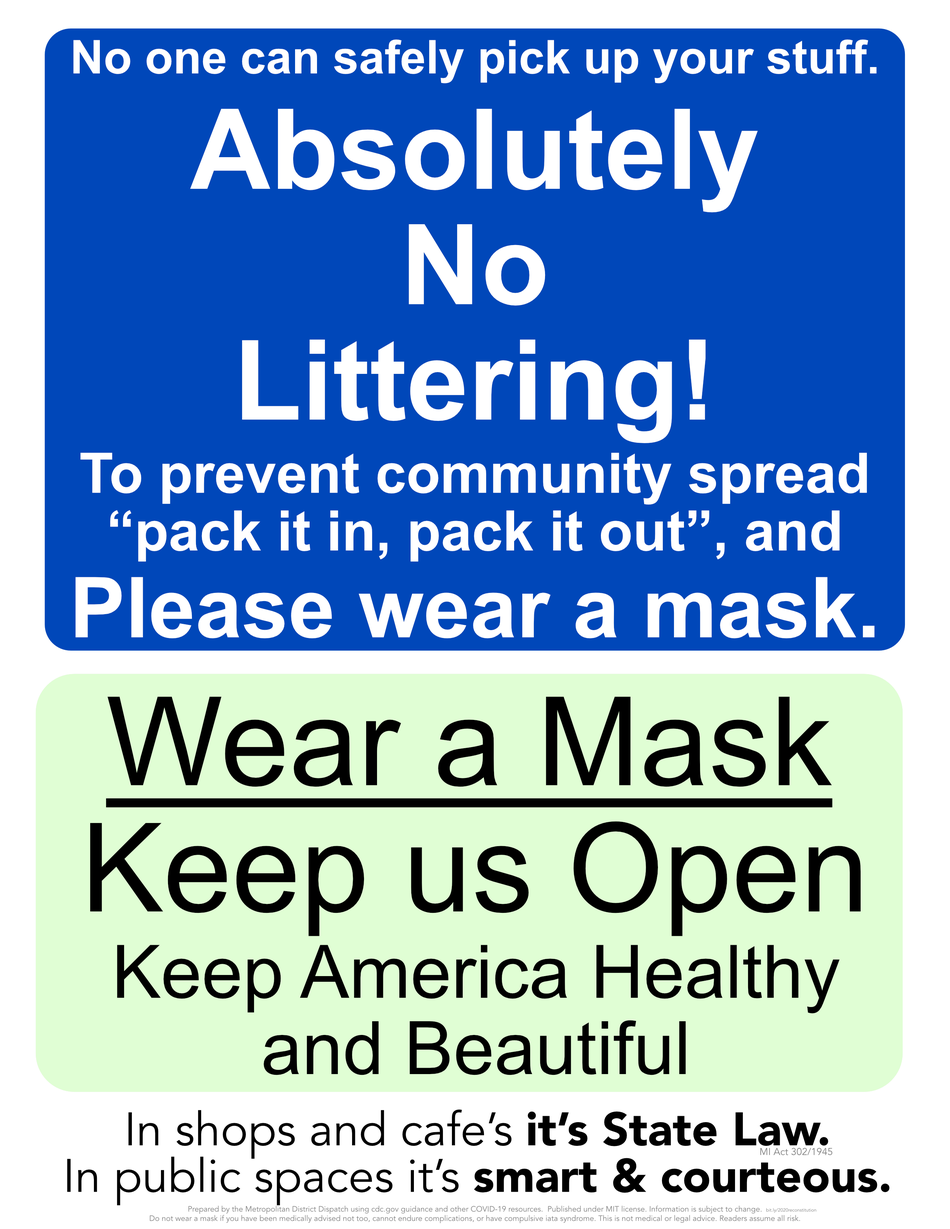
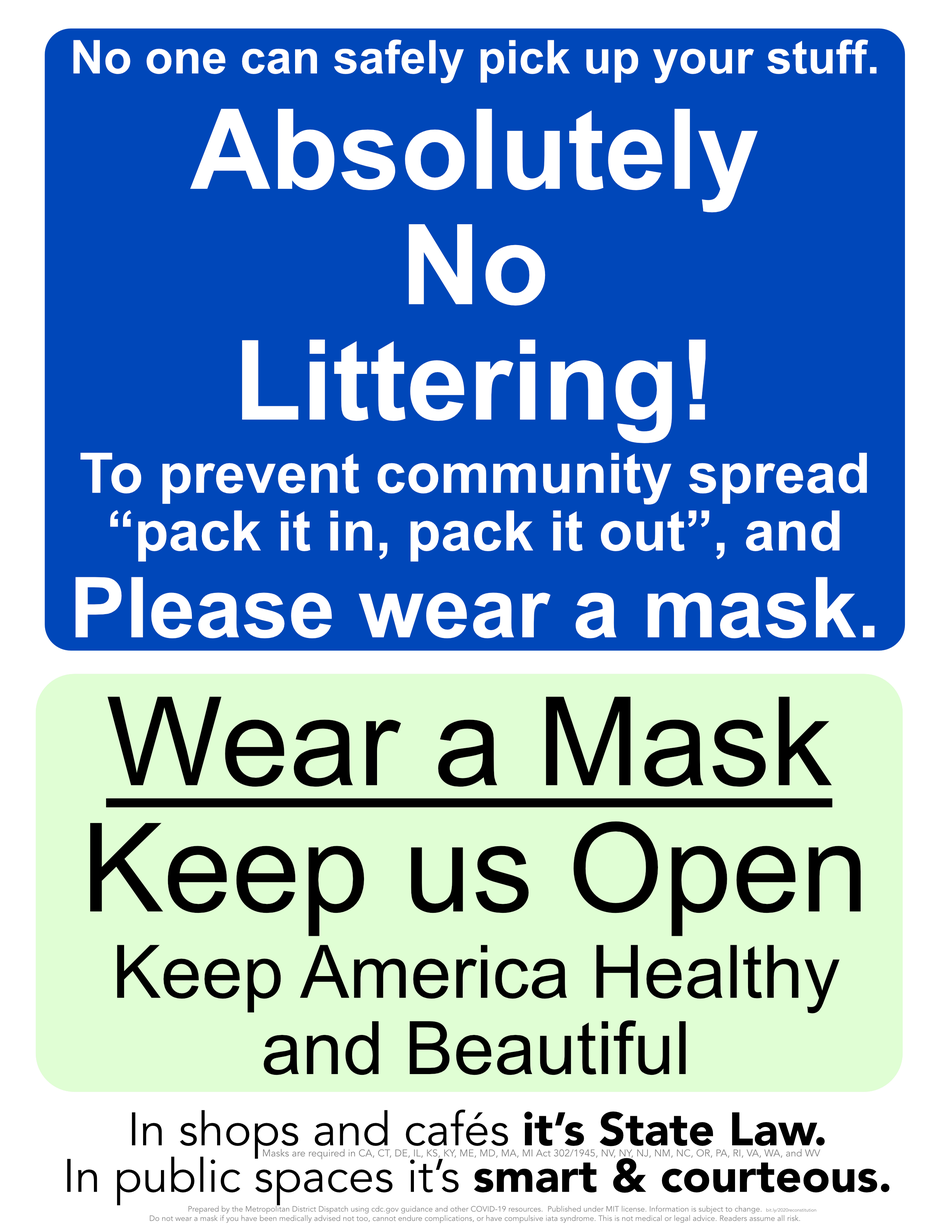
Layered file, before and after one edit (950×1229). Changes by layer:
painted on (unnamed layer) (6th of 15, in (unnamed layer)) over [262, 1148, 833, 1160]
painted on (unnamed layer) (7th of 15, in (unnamed layer)) over [128, 1109, 829, 1160]
